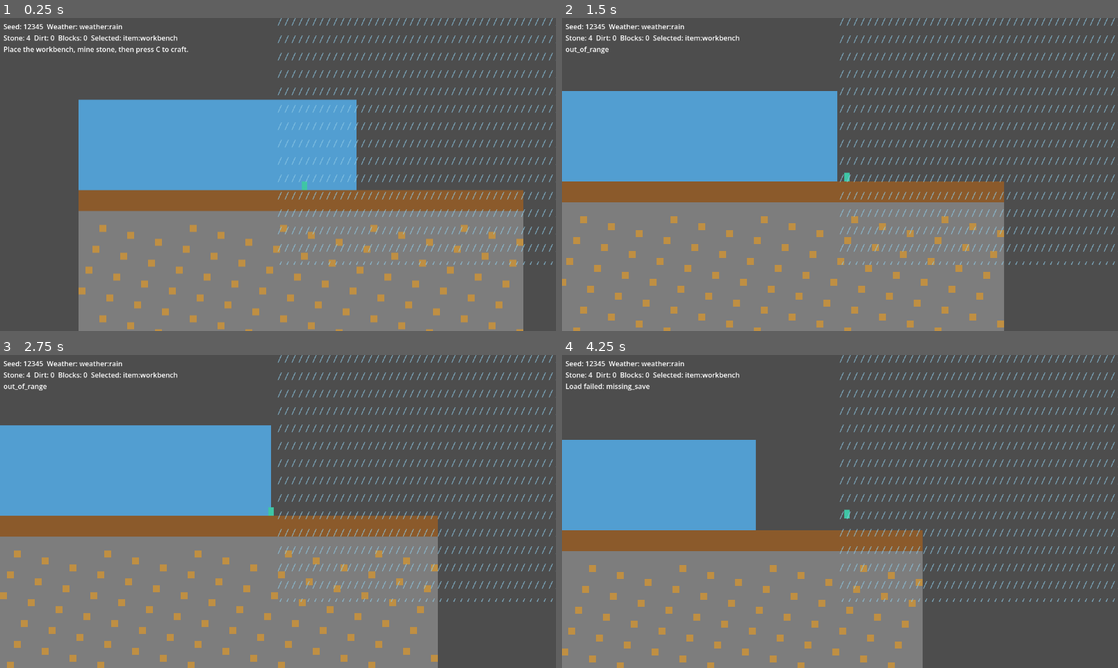
Above: before the commit, frames 1-4 (two rows, left to right).
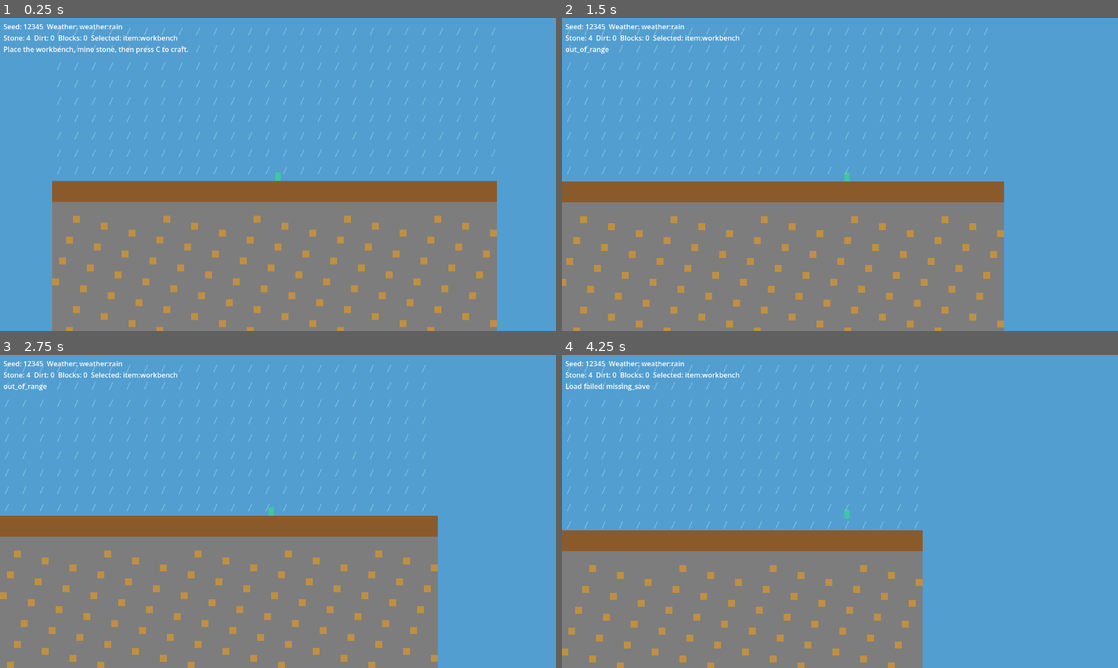
Above: after the commit, the same moments.

Repository: MariuszBielecki288728/godot-2d-sandbox-starter
Game: Godot game, scene res://scenes/main.tscn
The game is run twice, just before and just after one commit, with the same random seed, the same clock (stepped at 60 frames per second) and the same inputs.
Inputs (mouse positions are in pixels of both pictures, inside the frame that each line leads up to):
- Up to frame 1 (0.25 s): no input
- Up to frame 2 (1.5 s): tap Enter at 0.5 s; move the mouse to (962, 158) at 0.52 s; hold C (craft) 0.53-1.28 s; hold D (move_right) from 0.53 s (still down); click (962, 158) at 0.67 s; tap Space (jump) at 0.77 s; move the mouse to (728, 190) at 1.27 s; click (728, 190) at 1.35 s
- Up to frame 3 (2.75 s): tap Space (jump) at 1.52 s; move the mouse to (333, 442) at 2.02 s; release D (move_right) at 2.03 s; hold A (move_left) from 2.03 s (still down); hold Right mouse button (place) from 2.03 s (still down)
- Up to frame 4 (4.25 s): move the mouse to (812, 574) at 2.77 s; release A (move_left) at 2.78 s; release Right mouse button (place) at 2.78 s; hold D (move_right) from 2.78 s (still down); tap Q (select_next) at 2.85 s; click (812, 574) at 2.92 s; tap Space (jump) at 3.02, 3.77 s; move the mouse to (1006, 558) at 3.52 s; hold C (craft) from 3.53 s (still down); tap L (load_world) at 4.15 s

The runs differ from the first frame. In frame 1, 59% of the frame differs, in the area x 0-100%, y 0-100%; in frame 2, 48%; in frame 3, 48%; in frame 4, 62%.

Commit message:
Synchronize weather with camera

Diff:
--- a/scenes/main.tscn
+++ b/scenes/main.tscn
@@ -9,9 +9,16 @@
 [node name="SandboxMain" type="Node2D"]
 script = ExtResource("1_main")
 
-[node name="Background" type="ColorRect" parent="."]
-offset_right = 640.0
-offset_bottom = 360.0
+[node name="BackgroundLayer" type="CanvasLayer" parent="."]
+layer = -1
+
+[node name="Background" type="ColorRect" parent="BackgroundLayer"]
+layout_mode = 3
+anchors_preset = 15
+anchor_right = 1.0
+anchor_bottom = 1.0
+grow_horizontal = 2
+grow_vertical = 2
 color = Color(0.32, 0.62, 0.82, 1)
 mouse_filter = 2
 
@@ -21,6 +28,7 @@
 [node name="Player" parent="." instance=ExtResource("3_player")]
 
 [node name="CanvasLayer" type="CanvasLayer" parent="."]
+layer = 1
 
 [node name="WeatherView" type="Node2D" parent="CanvasLayer"]
 script = ExtResource("4_weather")
--- a/src/presentation/main/sandbox_main.gd
+++ b/src/presentation/main/sandbox_main.gd
@@ -77,9 +77,10 @@
 
 func _apply_authority(message: String) -> void:
 	_world_view.set_world(_authority.world)
+	_player.global_position = SandboxPlayer.spawn_position(_authority.world.spawn_tile)
+	_player.reset_camera_smoothing()
 	_weather_view.set_world(_authority.world)
 	_weather_view.set_weather(_authority.weather)
-	_player.global_position = SandboxPlayer.spawn_position(_authority.world.spawn_tile)
 	_hud.show_state(_authority, _selected_item, message)
 
 
--- a/src/presentation/player/player.gd
+++ b/src/presentation/player/player.gd
@@ -6,6 +6,8 @@
 const JUMP_VELOCITY: float = -260.0
 const GRAVITY: float = 900.0
 const BODY_HALF_HEIGHT: float = 10.0
+
+@onready var _camera: Camera2D = $Camera2D
 
 
 func _physics_process(delta: float) -> void:
@@ -27,6 +29,11 @@
 	return COORDINATES.tile_to_world_center(spawn_tile) - Vector2(0, floor_clearance)
 
 
+func reset_camera_smoothing() -> void:
+	_camera.reset_smoothing()
+	_camera.force_update_scroll()
+
+
 func occupied_tiles() -> Array[Vector2i]:
 	var half_size := Vector2(6, 10)
 	var minimum := global_position - half_size
--- a/src/presentation/weather_view.gd
+++ b/src/presentation/weather_view.gd
@@ -4,10 +4,16 @@
 const COORDINATES := preload("res://src/domain/world/world_coordinates.gd")
 const RAIN_STREAK_SPACING: float = 40.0
 const RAIN_STREAK_VECTOR: Vector2 = Vector2(-8, 18)
+const FIRST_RAIN_SAMPLE_SCREEN_X: float = RAIN_STREAK_SPACING * 0.5
 
 var weather: WeatherState
 var world: WorldState
 var redraw_revision: int = 0
+var camera_redraw_revision: int = 0
+var last_canvas_transform: Transform2D = Transform2D.IDENTITY
+
+var _has_observed_canvas_transform: bool = false
+var _last_observed_canvas_transform: Transform2D = Transform2D.IDENTITY
 
 
 func set_world(next_world: WorldState) -> void:
@@ -23,15 +29,30 @@
 	_request_redraw()
 
 
+func _process(_delta: float) -> void:
+	var canvas_transform := get_viewport().get_canvas_transform()
+	if (
+		not _has_observed_canvas_transform
+		or not _last_observed_canvas_transform.is_equal_approx(canvas_transform)
+	):
+		_last_observed_canvas_transform = canvas_transform
+		_has_observed_canvas_transform = true
+		camera_redraw_revision += 1
+		queue_redraw()
+
+
 func _draw() -> void:
 	if weather == null or weather.kind != WeatherState.RAIN or world == null:
 		return
 	var viewport_size := get_viewport_rect().size
 	var canvas_transform := get_viewport().get_canvas_transform()
+	last_canvas_transform = canvas_transform
+	_last_observed_canvas_transform = canvas_transform
+	_has_observed_canvas_transform = true
 	for segment: Dictionary in rain_segments_for_viewport(viewport_size, canvas_transform):
 		var start: Vector2 = segment["start"]
 		var end: Vector2 = segment["end"]
-		draw_line(canvas_transform * start, canvas_transform * end, Color("8ecae6aa"), 2.0)
+		draw_line(start, end, Color("8ecae6aa"), 2.0)
 
 
 func rain_segments_for_viewport(
@@ -41,32 +62,40 @@
 	if weather == null or weather.kind != WeatherState.RAIN or world == null:
 		return segments
 	var screen_to_world := canvas_transform.affine_inverse()
-	var left_world := screen_to_world * Vector2.ZERO
-	var right_world := screen_to_world * Vector2(viewport_size.x, 0)
-	var first_column := maxi(COORDINATES.world_to_tile(left_world).x, 0)
-	var last_column := mini(COORDINATES.world_to_tile(right_world).x, world.config.width - 1)
-	for column: int in range(first_column, last_column + 1):
-		var column_center := COORDINATES.tile_to_world_center(Vector2i(column, 0))
-		var screen_x: float = (canvas_transform * Vector2(column_center.x, 0)).x
+	var screen_x := FIRST_RAIN_SAMPLE_SCREEN_X
+	while screen_x < viewport_size.x:
 		var top_world := screen_to_world * Vector2(screen_x, 0)
 		var bottom_world := screen_to_world * Vector2(screen_x, viewport_size.y)
+		var column := world_column_for_screen_x(screen_x, canvas_transform)
+		if column < 0 or column >= world.config.width:
+			screen_x += RAIN_STREAK_SPACING
+			continue
 		var rain_end := rain_end_world_y(column, top_world.y, bottom_world.y)
-		var streak_y: float = floorf(top_world.y / RAIN_STREAK_SPACING) * RAIN_STREAK_SPACING
-		while streak_y < bottom_world.y:
-			if streak_y >= rain_end:
+		var rain_end_screen_y: float = (canvas_transform * Vector2(top_world.x, rain_end)).y
+		var streak_y := -RAIN_STREAK_VECTOR.y
+		while streak_y < viewport_size.y:
+			if streak_y >= rain_end_screen_y:
 				break
-			var start := Vector2(column_center.x, streak_y)
+			var start := Vector2(screen_x, streak_y)
 			var full_end := start + RAIN_STREAK_VECTOR
 			var end := full_end
-			if full_end.y > rain_end:
+			if full_end.y > rain_end_screen_y:
 				var visible_fraction := clampf(
-					(rain_end - start.y) / RAIN_STREAK_VECTOR.y, 0.0, 1.0
+					(rain_end_screen_y - start.y) / RAIN_STREAK_VECTOR.y, 0.0, 1.0
 				)
 				end = start.lerp(full_end, visible_fraction)
 			if end.y > start.y:
-				segments.append({"column": column, "start": start, "end": end})
+				segments.append(
+					{"column": column, "screen_x": screen_x, "start": start, "end": end}
+				)
 			streak_y += RAIN_STREAK_SPACING
+		screen_x += RAIN_STREAK_SPACING
 	return segments
+
+
+func world_column_for_screen_x(screen_x: float, canvas_transform: Transform2D) -> int:
+	var world_point := canvas_transform.affine_inverse() * Vector2(screen_x, 0)
+	return COORDINATES.world_to_tile(world_point).x
 
 
 func rain_end_world_y(column: int, top_world_y: float, bottom_world_y: float) -> float:
--- a/tests/integration/test_sandbox_scene.gd
+++ b/tests/integration/test_sandbox_scene.gd
@@ -91,6 +91,54 @@
 	)
 
 
+func test_hard_spawn_and_load_snap_camera_before_weather_uses_the_view() -> void:
+	var path := "user://sandbox-camera-sync-integration.json"
+	_remove_test_save(path)
+	var scene_instance: SandboxMain = MAIN_SCENE.instantiate()
+	add_child_autofree(scene_instance)
+	await get_tree().process_frame
+	var player: SandboxPlayer = scene_instance.get_node("Player")
+	var camera: Camera2D = player.get_node("Camera2D")
+	var weather_view := _weather_view(scene_instance)
+
+	assert_lt(camera.get_screen_center_position().distance_to(player.global_position), 1.0)
+	assert_true(
+		weather_view.last_canvas_transform.is_equal_approx(get_viewport().get_canvas_transform())
+	)
+	assert_true(scene_instance.save_world(path))
+	player.global_position += Vector2(160, 0)
+	await get_tree().process_frame
+
+	assert_true(scene_instance.load_world(path))
+	assert_lt(camera.get_screen_center_position().distance_to(player.global_position), 0.1)
+	assert_lt(
+		player.global_position.distance_to(
+			SandboxPlayer.spawn_position(scene_instance.get_authority().world.spawn_tile)
+		),
+		0.1
+	)
+	await get_tree().process_frame
+	assert_true(
+		weather_view.last_canvas_transform.is_equal_approx(get_viewport().get_canvas_transform())
+	)
+	_remove_test_save(path)
+
+
+func test_background_is_a_full_viewport_layer_behind_world_and_foreground() -> void:
+	var scene_instance: SandboxMain = MAIN_SCENE.instantiate()
+	add_child_autofree(scene_instance)
+	await get_tree().process_frame
+	var background_layer: CanvasLayer = scene_instance.get_node("BackgroundLayer")
+	var background: ColorRect = background_layer.get_node("Background")
+	var foreground_layer: CanvasLayer = scene_instance.get_node("CanvasLayer")
+
+	assert_eq(background.get_parent(), background_layer)
+	assert_eq(background_layer.layer, -1)
+	assert_eq(background.anchor_right, 1.0)
+	assert_eq(background.anchor_bottom, 1.0)
+	assert_gt(foreground_layer.layer, background_layer.layer)
+
+
 func _physical_keycodes(action: StringName) -> Array[Key]:
 	var keycodes: Array[Key] = []
 	for input_event: InputEvent in InputMap.action_get_events(action):
--- a/tests/integration/test_weather_exposure.gd
+++ b/tests/integration/test_weather_exposure.gd
@@ -44,32 +44,62 @@
 
 func test_rain_segments_clip_at_roof_top() -> void:
 	var world := WorldState.new(WorldConfig.new(8, 8))
-	world.set_tile(Vector2i(2, 2), TileCatalog.DIRT)
+	world.set_tile(Vector2i(1, 2), TileCatalog.DIRT)
 	var weather_view := _weather_view(world)
+	var found_roof_column := false
 
 	for segment: Dictionary in weather_view.rain_segments_for_viewport(
 		Vector2(128, 128), Transform2D.IDENTITY
 	):
-		if segment["column"] == 2:
-			var end: Vector2 = segment["end"]
-			assert_lte(end.y, 32.0)
-
-
-func test_rain_samples_the_matching_world_column_when_camera_is_offset() -> void:
-	var world := WorldState.new(WorldConfig.new(8, 8))
-	world.set_tile(Vector2i(4, 2), TileCatalog.DIRT)
-	var weather_view := _weather_view(world)
-	var camera_offset := Transform2D(0.0, Vector2(-64, 0))
-	var found_roof_column := false
-
-	for segment: Dictionary in weather_view.rain_segments_for_viewport(
-		Vector2(64, 128), camera_offset
-	):
-		if segment["column"] == 4:
+		if segment["column"] == 1:
 			found_roof_column = true
 			var end: Vector2 = segment["end"]
 			assert_lte(end.y, 32.0)
 	assert_true(found_roof_column)
+
+
+func test_rain_samples_stay_in_screen_space_while_mapping_camera_offsets_to_world_columns() -> void:
+	var world := WorldState.new(WorldConfig.new(16, 8))
+	var weather_view := _weather_view(world)
+	var viewport_size := Vector2(128, 128)
+	var first_transform := Transform2D.IDENTITY
+	var moved_camera_transform := Transform2D(0.0, Vector2(-64, 0))
+	var first_segments := weather_view.rain_segments_for_viewport(viewport_size, first_transform)
+	var moved_segments := weather_view.rain_segments_for_viewport(
+		viewport_size, moved_camera_transform
+	)
+
+	assert_eq(_sample_screen_positions(first_segments), _sample_screen_positions(moved_segments))
+	assert_ne(first_segments[0]["column"], moved_segments[0]["column"])
+	assert_eq(
+		first_segments[0]["column"],
+		weather_view.world_column_for_screen_x(first_segments[0]["screen_x"], first_transform)
+	)
+	assert_eq(
+		moved_segments[0]["column"],
+		weather_view.world_column_for_screen_x(
+			moved_segments[0]["screen_x"], moved_camera_transform
+		)
+	)
+
+
+func test_weather_reacts_to_camera_transform_change_without_world_mutation() -> void:
+	var scene_instance: SandboxMain = preload("res://scenes/main.tscn").instantiate()
+	add_child_autofree(scene_instance)
+	await get_tree().process_frame
+	var weather_view: WeatherView = scene_instance.get_node("CanvasLayer/WeatherView")
+	var player: SandboxPlayer = scene_instance.get_node("Player")
+	var initial_transform := get_viewport().get_canvas_transform()
+	var initial_camera_revision := weather_view.camera_redraw_revision
+
+	player.global_position += Vector2(128, 0)
+	for _frame: int in 2:
+		await get_tree().process_frame
+
+	var moved_transform := get_viewport().get_canvas_transform()
+	assert_false(initial_transform.is_equal_approx(moved_transform))
+	assert_gt(weather_view.camera_redraw_revision, initial_camera_revision)
+	assert_true(weather_view.last_canvas_transform.is_equal_approx(moved_transform))
 
 
 func _weather_view(world: WorldState) -> WeatherView:
@@ -78,3 +108,12 @@
 	weather_view.set_world(world)
 	weather_view.set_weather(WeatherState.new(WeatherState.RAIN))
 	return weather_view
+
+
+func _sample_screen_positions(segments: Array[Dictionary]) -> Array[float]:
+	var positions: Array[float] = []
+	for segment: Dictionary in segments:
+		var screen_x: float = segment["screen_x"]
+		if not positions.has(screen_x):
+			positions.append(screen_x)
+	return positions
Not shown, changed: AGENTS.md
Not shown, changed: docs/architecture.md
